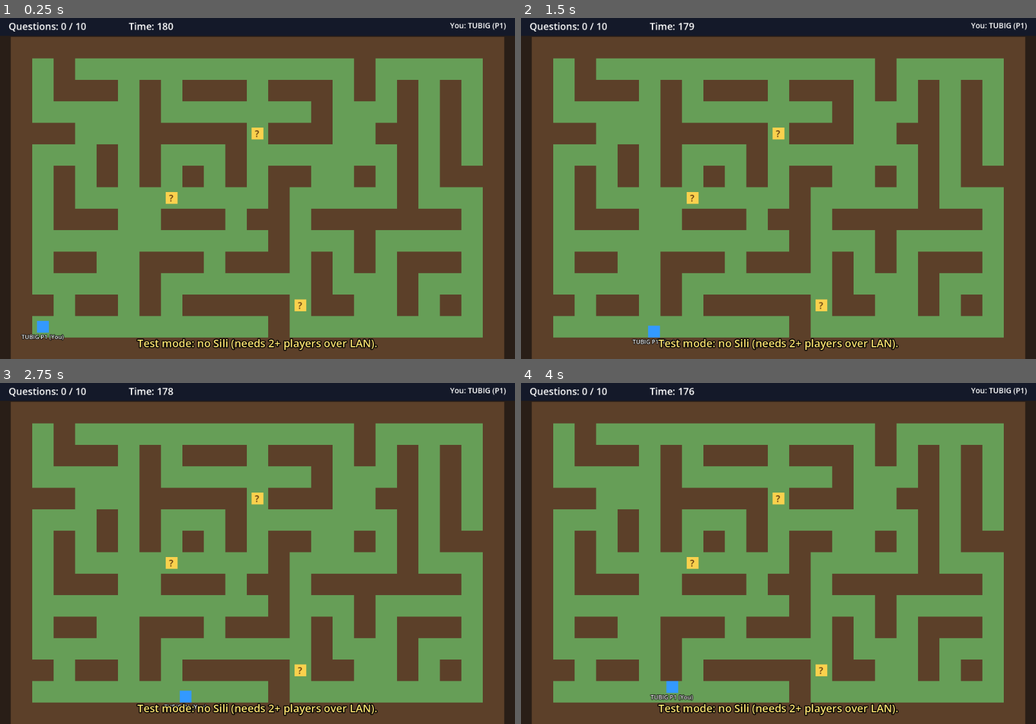
Above: before the commit, frames 1-4 (two rows, left to right).
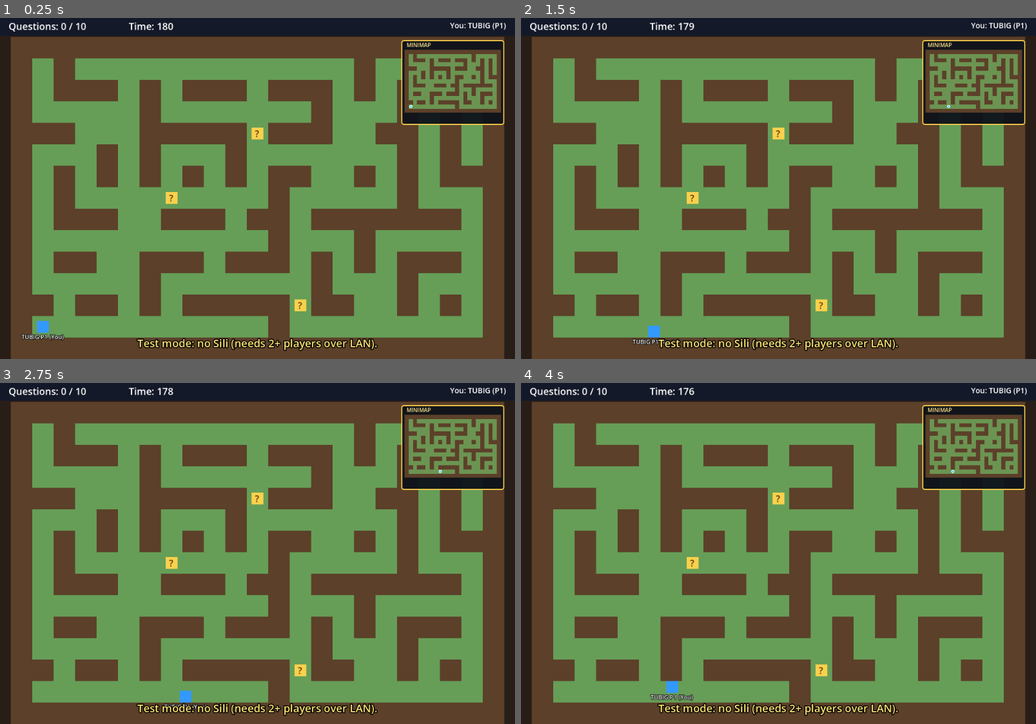
Above: after the commit, the same moments.

Repository: stfcrz11/CEREZO_SiliTubigClash_TaskAvenue
Game: Godot game, scene res://scenes/maze_game.tscn
The game is run twice, just before and just after one commit, with the same random seed, the same clock (stepped at 60 frames per second) and the same inputs. This scene is started directly instead of the project's main scene.
Inputs:
- Up to frame 1 (0.25 s): no input
- Up to frame 2 (1.5 s): tap Enter at 0.5 s; hold D (move_right) 0.53-1.28 s; hold Shift (sprint) 0.53-1.28 s; tap Space at 0.77 s; hold S (move_down) from 1.28 s (still down); tap 1 at 1.35 s
- Up to frame 3 (2.75 s): tap Space at 1.52 s; release S (move_down) at 2.03 s; hold D (move_right) from 2.03 s (still down); tap 4 at 2.1 s
- Up to frame 4 (4 s): release D (move_right) at 2.78 s; hold W (move_up) 2.78-3.53 s; tap Shift (sprint) at 2.85 s; tap Space at 3.02, 3.5, 3.77 s; hold A (move_left) from 3.53 s (still down); tap 1 at 3.6 s

The runs differ from the first frame. In frame 1, 3.2% of the frame differs, in the area x 77-98%, y 6-32%; in frame 2, 3.2%; in frame 3, 3.2%; in frame 4, 3.2%.

Commit message:
Perspective change and add minimap

Diff:
--- a/scenes/maze_game.gd
+++ b/scenes/maze_game.gd
@@ -59,6 +59,7 @@
 @onready var warning_glow: Control = $HUD/WarningGlow
 @onready var message_label: Label = $HUD/MessageLabel
 @onready var pause_label: Label = $HUD/PauseLabel
+@onready var minimap: Control = $HUD/Minimap
 @onready var quiz_panel: Control = $HUD/QuizPanel
 @onready var end_panel: Control = $HUD/EndPanel
 @onready var play_again_button: Button = $HUD/EndPanel/Margin/VBox/Buttons/PlayAgainButton
@@ -95,6 +96,7 @@
 	pause_label.visible = false
 	warning_label.text = ""
 	warning_glow.modulate.a = 0.0
+	minimap.set_maze(MAZE)
 	mode_label.text = "Host (LAN)" if Network.is_host() else "LAN"
 	_update_hud()
 	_show_message("Waiting for players...", 30.0)
@@ -208,6 +210,7 @@
 	var me = player_by_id.get(multiplayer.get_unique_id())
 	if me:
 		mode_label.text = "You: %s (P%d)" % ["TUBIG" if me.is_tubig() else "SILI", me.slot + 1]
+		minimap.set_local_player(me)
 
 
 @rpc("authority", "call_local", "reliable")
--- a/scenes/maze_game.tscn
+++ b/scenes/maze_game.tscn
@@ -2,6 +2,7 @@
 
 [ext_resource type="Script" path="res://scenes/maze_game.gd" id="1"]
 [ext_resource type="PackedScene" path="res://scenes/quiz_panel.tscn" id="2"]
+[ext_resource type="Script" path="res://scenes/minimap.gd" id="3"]
 
 [sub_resource type="StyleBoxFlat" id="StyleBox_e"]
 bg_color = Color(0.1, 0.12, 0.18, 0.97)
@@ -41,6 +42,14 @@
 [node name="RoundTimer" type="Timer" parent="."]
 
 [node name="HUD" type="CanvasLayer" parent="."]
+
+[node name="Minimap" type="Control" parent="HUD"]
+offset_left = 748.0
+offset_top = 46.0
+offset_right = 940.0
+offset_bottom = 204.0
+mouse_filter = 2
+script = ExtResource("3")
 
 [node name="TopBar" type="ColorRect" parent="HUD"]
 offset_right = 960.0
--- /dev/null
+++ b/scenes/minimap.gd
@@ -0,0 +1,57 @@
+extends Control
+
+var maze: Array = []
+var local_player: Node2D
+
+const WALL_COLOR := Color(0.36, 0.25, 0.16)
+const FLOOR_COLOR := Color(0.42, 0.58, 0.32)
+const PANEL_COLOR := Color(0.05, 0.07, 0.1, 0.94)
+const BORDER_COLOR := Color(0.98, 0.82, 0.3)
+
+
+func set_maze(layout: Array) -> void:
+	maze = layout
+	queue_redraw()
+
+
+func set_local_player(player: Node2D) -> void:
+	local_player = player
+	queue_redraw()
+
+
+func _process(_delta: float) -> void:
+	if is_instance_valid(local_player):
+		queue_redraw()
+
+
+func _draw() -> void:
+	if maze.is_empty():
+		return
+	var rows: int = maze.size()
+	var columns: int = maze[0].length()
+	var cell_size: float = min((size.x - 12.0) / columns, (size.y - 24.0) / rows)
+	var map_size: Vector2 = Vector2(columns, rows) * cell_size
+	var origin: Vector2 = Vector2((size.x - map_size.x) / 2.0, 18.0)
+
+	draw_style_box(_panel_style(), Rect2(Vector2.ZERO, size))
+	draw_string(ThemeDB.fallback_font, Vector2(10.0, 13.0), "MINIMAP", HORIZONTAL_ALIGNMENT_LEFT, -1.0, 10, Color(1.0, 0.9, 0.55))
+	for y in rows:
+		for x in columns:
+			var cell_rect: Rect2 = Rect2(origin + Vector2(x, y) * cell_size, Vector2.ONE * cell_size)
+			var color: Color = WALL_COLOR if maze[y][x] == "#" else FLOOR_COLOR
+			draw_rect(cell_rect, color)
+
+	if is_instance_valid(local_player):
+		var cell: Vector2 = Vector2(((local_player.global_position - Vector2(20.0, 40.0)) / 40.0).floor())
+		var marker_center: Vector2 = origin + (cell + Vector2(0.5, 0.5)) * cell_size
+		draw_circle(marker_center, max(2.5, cell_size * 0.32), Color(0.3, 0.85, 1.0))
+		draw_circle(marker_center, max(2.5, cell_size * 0.32), Color.WHITE, false, 1.0)
+
+
+func _panel_style() -> StyleBoxFlat:
+	var style := StyleBoxFlat.new()
+	style.bg_color = PANEL_COLOR
+	style.border_color = BORDER_COLOR
+	style.set_border_width_all(2)
+	style.set_corner_radius_all(4)
+	return style
--- a/scenes/player.gd
+++ b/scenes/player.gd
@@ -53,6 +53,8 @@
 		body_rect.offset_right = 13; body_rect.offset_bottom = 13
 	name_label.text = _label()
 	alert_label.visible = false
+	body_rect.visible = is_local()
+	name_label.visible = is_local()
 
 
 func is_tubig() -> bool:
@@ -147,5 +149,5 @@
 
 func set_alert(level: int) -> void:
 	# 0 = safe, 1 = Sili nearby, 2 = Sili very close
-	alert_label.visible = level > 0 and not frozen
+	alert_label.visible = level > 0 and not frozen and is_local()
 	alert_label.text = "!!" if level == 2 else "!"
--- a/scenes/quiz_panel.tscn
+++ b/scenes/quiz_panel.tscn
@@ -1,6 +1,6 @@
-[gd_scene load_steps=3 format=3]
+[gd_scene format=3 uid="uid://cy52s7tac2lpu"]
 
-[ext_resource type="Script" path="res://scenes/quiz_panel.gd" id="1"]
+[ext_resource type="Script" uid="uid://besd2g3sctf6r" path="res://scenes/quiz_panel.gd" id="1"]
 
 [sub_resource type="StyleBoxFlat" id="StyleBox_q"]
 bg_color = Color(0.1, 0.12, 0.18, 0.97)
@@ -14,7 +14,7 @@
 corner_radius_bottom_right = 10
 corner_radius_bottom_left = 10
 
-[node name="QuizPanel" type="Control"]
+[node name="QuizPanel" type="Control" unique_id=1926879516]
 layout_mode = 3
 anchors_preset = 15
 anchor_right = 1.0
@@ -23,7 +23,7 @@
 grow_vertical = 2
 script = ExtResource("1")
 
-[node name="Dim" type="ColorRect" parent="."]
+[node name="Dim" type="ColorRect" parent="." unique_id=39170441]
 layout_mode = 1
 anchors_preset = 15
 anchor_right = 1.0
@@ -32,8 +32,7 @@
 grow_vertical = 2
 color = Color(0, 0, 0, 0.6)
 
-[node name="Panel" type="PanelContainer" parent="."]
-theme_override_styles/panel = SubResource("StyleBox_q")
+[node name="Panel" type="PanelContainer" parent="." unique_id=1147964056]
 layout_mode = 1
 anchors_preset = 8
 anchor_left = 0.5
@@ -46,69 +45,71 @@
 offset_bottom = 230.0
 grow_horizontal = 2
 grow_vertical = 2
+theme_override_styles/panel = SubResource("StyleBox_q")
 
-[node name="Margin" type="MarginContainer" parent="Panel"]
+[node name="Margin" type="MarginContainer" parent="Panel" unique_id=1161425086]
 layout_mode = 2
 theme_override_constants/margin_left = 22
 theme_override_constants/margin_top = 18
 theme_override_constants/margin_right = 22
 theme_override_constants/margin_bottom = 18
 
-[node name="VBox" type="VBoxContainer" parent="Panel/Margin"]
+[node name="VBox" type="VBoxContainer" parent="Panel/Margin" unique_id=460619207]
 layout_mode = 2
 theme_override_constants/separation = 10
 
-[node name="HeaderLabel" type="Label" parent="Panel/Margin/VBox"]
+[node name="HeaderLabel" type="Label" parent="Panel/Margin/VBox" unique_id=294906107]
 layout_mode = 2
 theme_override_colors/font_color = Color(1, 0.85, 0.4, 1)
 theme_override_font_sizes/font_size = 16
 text = "Question"
 
-[node name="TimeLabel" type="Label" parent="Panel/Margin/VBox"]
+[node name="TimeLabel" type="Label" parent="Panel/Margin/VBox" unique_id=749848938]
 layout_mode = 2
 theme_override_font_sizes/font_size = 14
 text = "Time to answer: 15"
 
-[node name="QuestionLabel" type="Label" parent="Panel/Margin/VBox"]
+[node name="QuestionLabel" type="Label" parent="Panel/Margin/VBox" unique_id=167518893]
 custom_minimum_size = Vector2(600, 0)
 layout_mode = 2
 theme_override_font_sizes/font_size = 20
 text = "Question text"
 autowrap_mode = 3
 
-[node name="Choices" type="VBoxContainer" parent="Panel/Margin/VBox"]
+[node name="Choices" type="VBoxContainer" parent="Panel/Margin/VBox" unique_id=1918596904]
 layout_mode = 2
 theme_override_constants/separation = 8
 
-[node name="Choice1" type="Button" parent="Panel/Margin/VBox/Choices"]
+[node name="Choice1" type="Button" parent="Panel/Margin/VBox/Choices" unique_id=92691685]
 custom_minimum_size = Vector2(0, 42)
 layout_mode = 2
 theme_override_font_sizes/font_size = 17
-text = "1."
+text = "A."
 alignment = 0
 
-[node name="Choice2" type="Button" parent="Panel/Margin/VBox/Choices"]
+[node name="Choice2" type="Button" parent="Panel/Margin/VBox/Choices" unique_id=846591853]
 custom_minimum_size = Vector2(0, 42)
 layout_mode = 2
 theme_override_font_sizes/font_size = 17
-text = "2."
+text = "B."
 alignment = 0
 
-[node name="Choice3" type="Button" parent="Panel/Margin/VBox/Choices"]
+[node name="Choice3" type="Button" parent="Panel/Margin/VBox/Choices" unique_id=58989581]
 custom_minimum_size = Vector2(0, 42)
 layout_mode = 2
 theme_override_font_sizes/font_size = 17
-text = "3."
+text = "C."
 alignment = 0
 
-[node name="Choice4" type="Button" parent="Panel/Margin/VBox/Choices"]
+[node name="Choice4" type="Button" parent="Panel/Margin/VBox/Choices" unique_id=1050090140]
 custom_minimum_size = Vector2(0, 42)
 layout_mode = 2
 theme_override_font_sizes/font_size = 17
-text = "4."
+text = "D.
+"
 alignment = 0
 
-[node name="FeedbackLabel" type="Label" parent="Panel/Margin/VBox"]
+[node name="FeedbackLabel" type="Label" parent="Panel/Margin/VBox" unique_id=816153848]
 custom_minimum_size = Vector2(600, 0)
 layout_mode = 2
 theme_override_font_sizes/font_size = 15
Not shown, added: scenes/minimap.gd.uid
